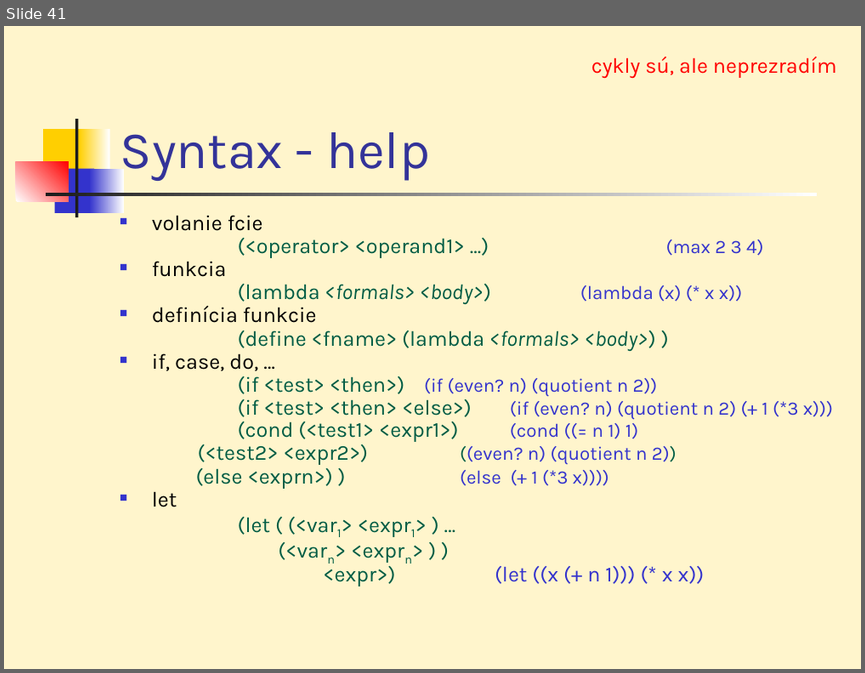
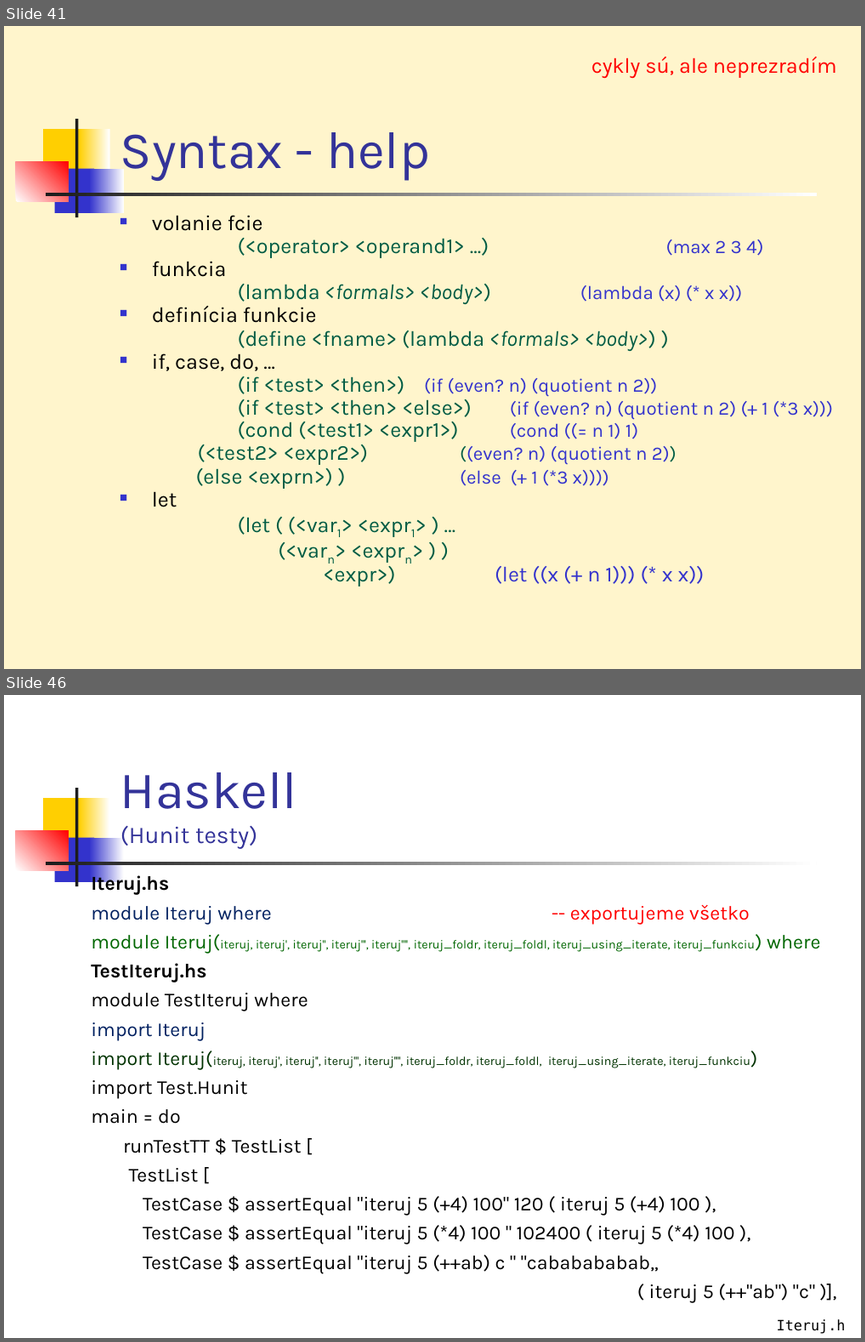
Before and after one commit to Funkcionalne/Prednasky, a slide deck: 01/01_fpro.ppt. Shown one above the other, each under a label of ours: slide 41 before the commit, slides 41 and 46 after it; the slides between them are not shown. The pictures are 865x673 and 865x1342 pixels, drawn with LibreOffice and Linux fonts; fonts in the diff are those of the drawing. Boxes give left, top, right and bottom in pixels: in the first picture for what was removed or moved away, otherwise in the second. Text is boxed around its words. In the diff, an @@ line names an element or a change of style, - is before the commit and + after.

Commit message:
pridany haskell

```diff
--- a/01/01_fpro.ppt
+++ b/01/01_fpro.ppt
@@ slide 46 added at <box>4,695,861,1338</box>, background #FFFFFF; not listed: 7 template elements that a slide beside it also shows @@
@@ title added at <box>120,772,297,849</box>, 20 pt, text #333399 @@
+Haskell
+(Hunit testy)
@@ text added at <box>91,873,820,1302</box>, 16.6 pt, text #000000 @@
+Iteruj.hs
+module Iteruj where -- exportujeme všetko
+module Iteruj(iteruj, iteruj', iteruj'', iteruj''', iteruj'''', iteruj_foldr, iteruj_foldl, iteruj_using_iterate, iteruj_funkciu) where
+TestIteruj.hs
+module TestIteruj where
+import Iteruj
+import Iteruj(iteruj, iteruj', iteruj'', iteruj''', iteruj'''', iteruj_foldr, iteruj_foldl, iteruj_using_iterate, iteruj_funkciu)
+import Test.Hunit
+main = do
+runTestTT $ TestList [
+TestList [
+TestCase $ assertEqual "iteruj 5 (+4) 100" 120 ( iteruj 5 (+4) 100 ),
+TestCase $ assertEqual "iteruj 5 (*4) 100 " 102400 ( iteruj 5 (*4) 100 ),
+TestCase $ assertEqual "iteruj 5 (++ab) c " "cababababab„
+( iteruj 5 (++"ab") "c" )],
@@ text added at <box>777,1319,846,1333</box>, 12 pt, text #000000 @@
+Iteruj.hs
```
Also in this commit, not shown: 4 other slides added, 3 other files.
